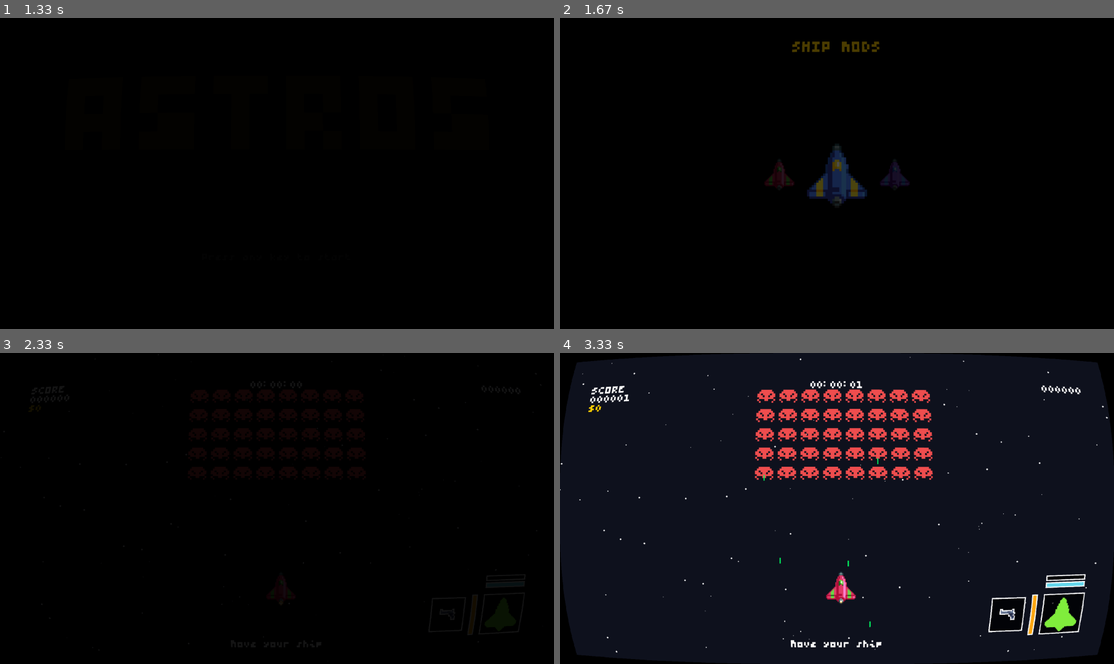
Above: before the commit, frames 1-4 (two rows, left to right).
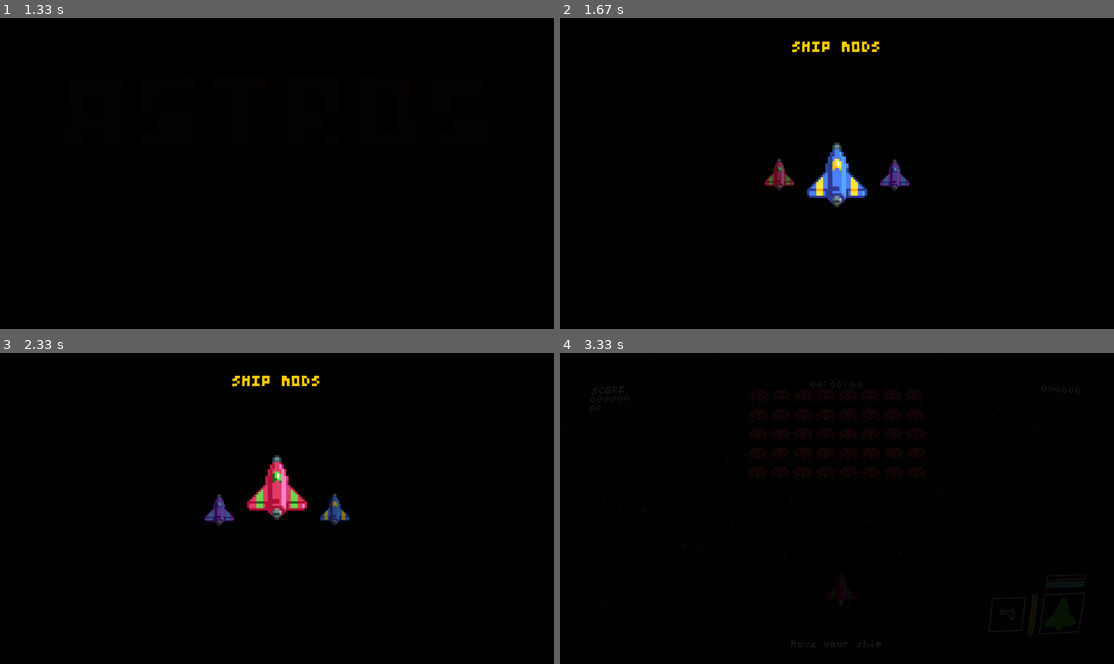
Above: after the commit, the same moments.

Repository: isGoodSoup/astros
Game: pygame game, started from main.py
The game is run twice, just before and just after one commit, with the same random seed, the same clock (stepped at 60 frames per second) and the same inputs.
Inputs (mouse positions are in pixels of both pictures, inside the frame that each line leads up to):
- Up to frame 1 (1.33 s): hold Right 0.33-0.8 s; move the mouse to (254, 189) at 0.37 s; hold Up 0.83-1.13 s; hold Right from 1.17 s (still down)
- Up to frame 2 (1.67 s): release Right at 1.63 s
- Up to frame 3 (2.33 s): hold Left 1.67-2.2 s; tap Enter at 2.23 s
- Up to frame 4 (3.33 s): no input

Frame 1 is identical in both runs. In frame 2, 1.9% of the frame differs, in the area x 36-64%, y 7-61%; in frame 3, 1.9%; in frame 4, 94%, in the area x 0-100%, y 0-100%.

Commit message:
update: mods screen

Diff:
--- a/scripts/mods.py
+++ b/scripts/mods.py
@@ -1,3 +1,5 @@
+import math
+
 import pygame
 
 from scripts.fonts import FontManager
@@ -14,6 +16,10 @@
         self.scale = 4
         self.preview_scale = 2
         self.ship_frames = 9
+        self.ship_flying = False
+        self.flight_speed = 16
+        self.flight_offset = 0
+        self.fade_started = False
 
         self.ships = [
             SpriteSheet("assets/ship.png"),
@@ -21,6 +27,7 @@
             SpriteSheet("assets/ship_v3.png")
         ]
 
+        self.selected_ship_index = None
         self.current_ship_index = 0
         self.ship_previews = []
         self.ship_previews_large = []
@@ -30,19 +37,12 @@
             frameh = sheet.sheet.get_height()
             idle_frame_index = 2
 
-            preview = sheet.get_image(
-                idle_frame_index,
-                framew,
-                frameh,
-                scale=self.scale,
-                columns=self.ship_frames
-            ).convert_alpha()
+            preview = sheet.get_image(idle_frame_index,
+                framew, frameh, scale=self.scale, columns=self.ship_frames).convert_alpha()
 
-            large_preview = pygame.transform.scale(
-                preview,
+            large_preview = pygame.transform.scale(preview,
                 (preview.get_width() * self.preview_scale,
-                 preview.get_height() * self.preview_scale)
-            )
+                 preview.get_height() * self.preview_scale))
 
             self.ship_previews.append(preview)
             self.ship_previews_large.append(large_preview)
@@ -56,67 +56,84 @@
             for event in pygame.event.get():
                 if event.type == pygame.QUIT:
                     self.running = False
-                self.input(event, clock, screen,  screen_size, hud_ratio,
-                           self.ships, self.current_ship_index, crt)
+                self.input(event, clock, screen, screen_size, hud_ratio, crt)
 
-            if not self.running:
-                break
+            if self.ship_flying:
+                self.flight_offset -= self.flight_speed
+
+                if not self.fade_started:
+                    fade.start("out")
+                    self.fade_started = True
 
             screen.fill((0, 0, 0))
             clock.tick(60)
-
             self.draw(screen)
-
-            alpha = fade.update()
-            if alpha > 0:
-                fade_surface = pygame.Surface(screen_size)
-                fade_surface.fill((0, 0, 0))
-                fade_surface.set_alpha(alpha)
-                screen.blit(fade_surface, (0, 0))
 
             crt.render(screen)
 
-    def input(self, event, clock, screen, screen_size, hud_ratio, ships,
-              ship_index, crt):
+            alpha = fade.update()
+            if self.ship_flying and self.fade_started and alpha >= 255:
+                self.running = False
+                game = Game(screen, screen_size,
+                            hud_ratio, self.ships, self.selected_ship_index)
+                game.run(clock, screen, screen_size, hud_ratio, crt)
+
+    def input(self, event, clock, screen, screen_size, hud_ratio, crt):
+        if self.ship_flying:
+            return
+
         if event.type == pygame.KEYDOWN:
             if event.key in (pygame.K_LEFT, pygame.K_a):
-                self.current_ship_index = (self.current_ship_index - 1) % len(self.ship_previews)
+                self.current_ship_index = ((self.current_ship_index - 1)
+                                           % len(self.ship_previews))
 
             elif event.key in (pygame.K_RIGHT, pygame.K_d):
-                self.current_ship_index = (self.current_ship_index + 1) % len(self.ship_previews)
+                self.current_ship_index = ((self.current_ship_index + 1)
+                                           % len(self.ship_previews))
 
             elif event.key in (pygame.K_SPACE, pygame.K_RETURN):
-                game = Game(screen, screen_size, hud_ratio, ships, ship_index)
-                game.run(clock, screen, screen_size, hud_ratio, crt)
-                fade.start("out")
-                self.running = False
+                self.ship_flying = True
+                self.selected_ship_index = self.current_ship_index
 
     def draw(self, screen):
         center_x = self.screen_size[0] // 2
         center_y = self.screen_size[1] // 2
+        time = pygame.time.get_ticks()
 
-        header = "SHIP MODS"
-        header_surf = self.font.render(header, True, (255, 206, 0))
-        header_rect = header_surf.get_rect(center=(center_x, 100))
-        screen.blit(header_surf, header_rect)
+        ship_float = 4 * math.sin(time * 0.0025)
+        if self.ship_flying:
+            ship_float += self.flight_offset
 
         current_preview = self.ship_previews_large[self.current_ship_index]
-        rect = current_preview.get_rect(center=(center_x, center_y))
+        rect = current_preview.get_rect(
+            center=(center_x, center_y + int(ship_float)))
         screen.blit(current_preview, rect)
 
         offset = 200
+        phase = math.pi / 2
+
         left_index = (self.current_ship_index - 1) % len(self.ship_previews)
         right_index = (self.current_ship_index + 1) % len(self.ship_previews)
+
+        left_float = 2 * math.sin(time * 0.0025 + phase)
+        right_float = 2 * math.sin(time * 0.0025 - phase)
 
         left_preview = self.ship_previews[left_index]
         right_preview = self.ship_previews[right_index]
 
-        left_rect = left_preview.get_rect(center=(center_x - offset, center_y))
-        right_rect = right_preview.get_rect(
-            center=(center_x + offset, center_y))
+        left_rect = left_preview.get_rect(center=(center_x - offset, center_y + int(left_float)))
+        right_rect = right_preview.get_rect(center=(center_x + offset, center_y + int(right_float)))
 
         screen.blit(left_preview, left_rect)
         screen.blit(self.dim_surface, left_rect)
 
         screen.blit(right_preview, right_rect)
         screen.blit(self.dim_surface, right_rect)
+
+        header_float = 4 * math.sin(time * 0.002)
+
+        header = "SHIP MODS"
+        header_surf = self.font.render(header, True, (255, 206, 0))
+        header_rect = header_surf.get_rect(
+            center=(center_x, 100 + int(header_float)))
+        screen.blit(header_surf, header_rect)
